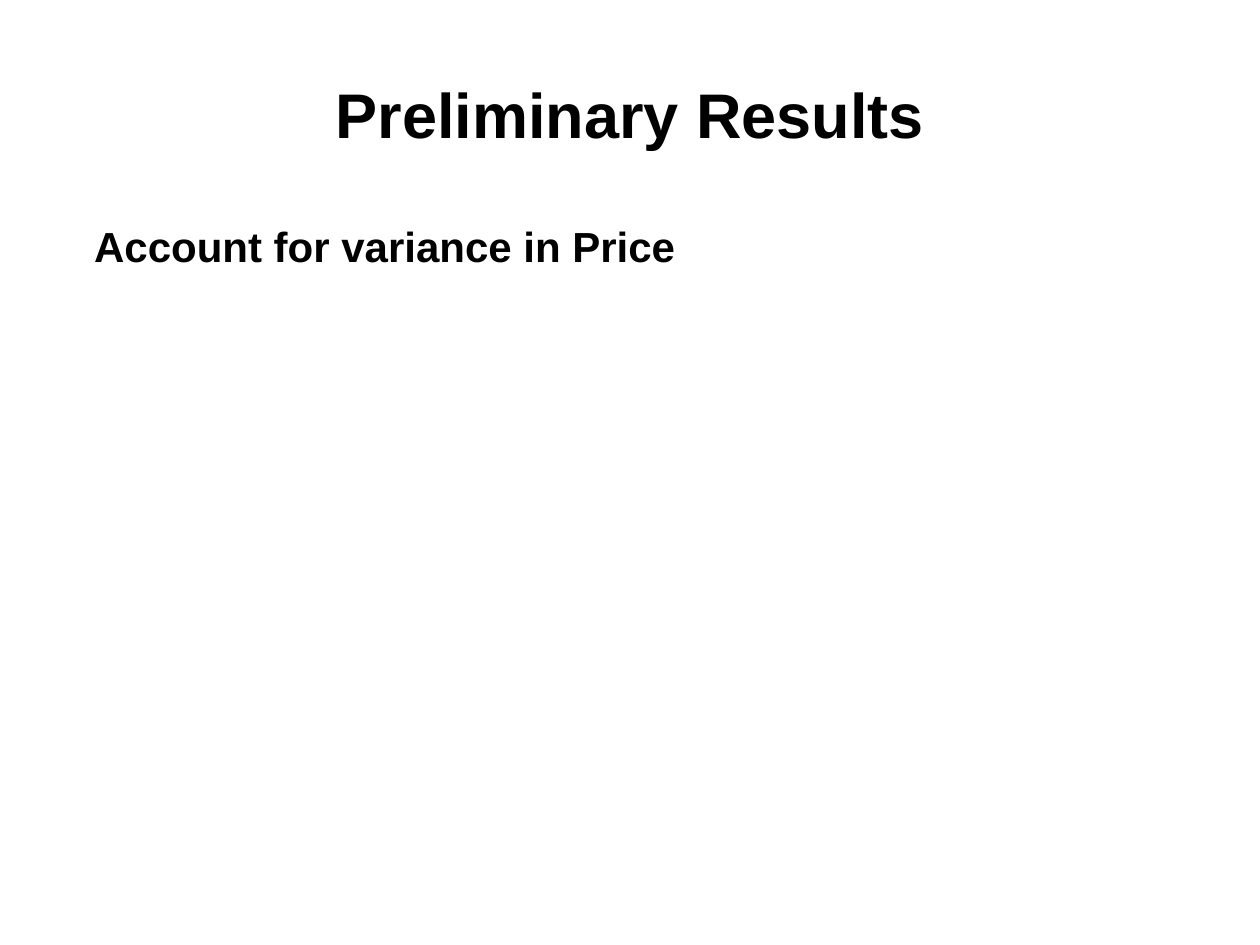
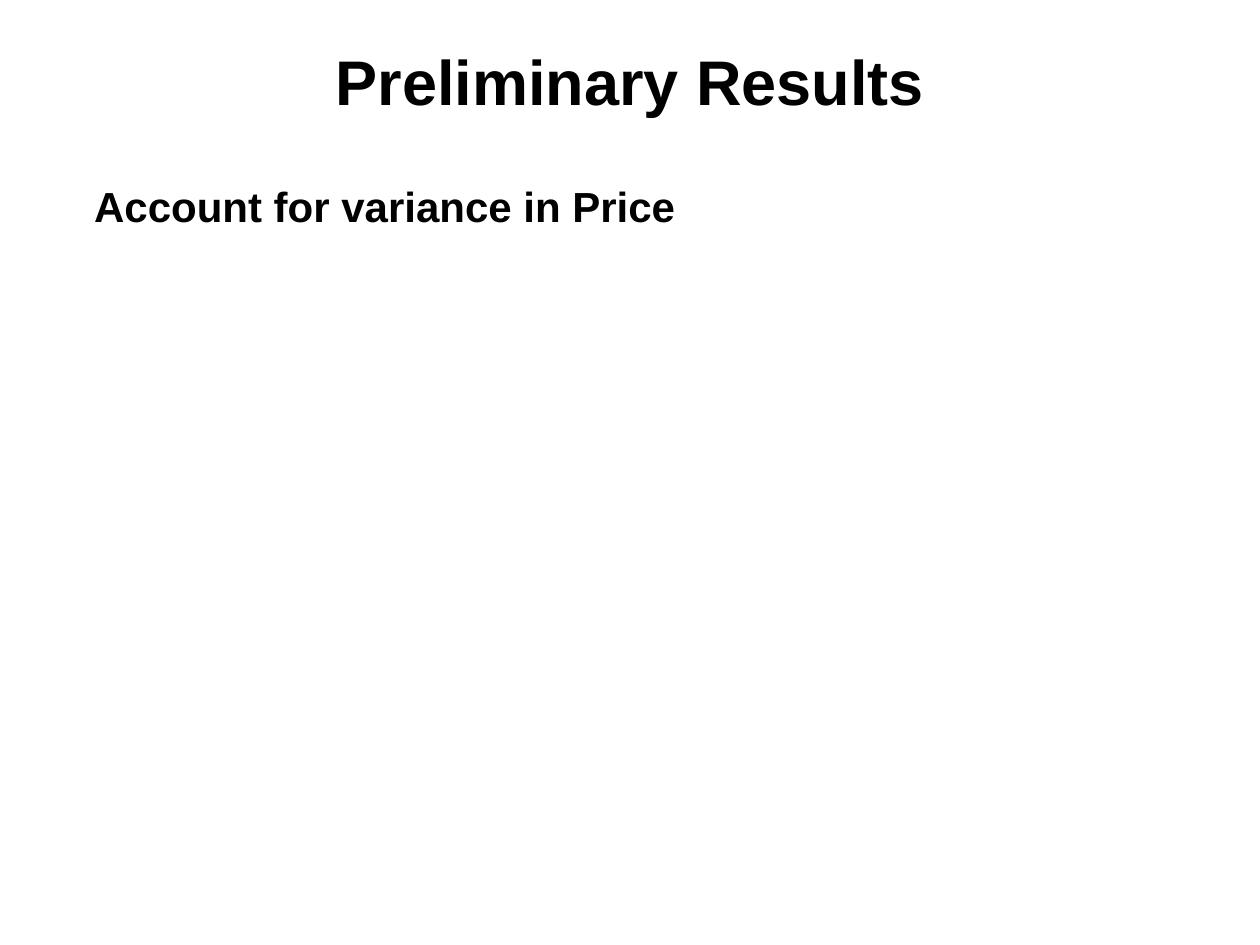
Before and after one commit to npow/centris, a slide deck: slide 5 of presentation/DaveNissanEmil2014MachineLearning.pptx. Drawn at 1260x945 pixels with LibreOffice and Linux fonts; fonts in the diff are those of the drawing. Boxes give left, top, right and bottom in pixels: in the first picture for what was removed or moved away, otherwise in the second. Text is boxed around its words. In the diff, an @@ line names an element or a change of style, - is before the commit and + after.

```diff
--- a/presentation/DaveNissanEmil2014MachineLearning.pptx
+++ b/presentation/DaveNissanEmil2014MachineLearning.pptx
@@ text "Preliminary Results": place and size @@
-text "Preliminary Results" at bbox=[336, 92, 923, 149]
+text "Preliminary Results" at bbox=[336, 59, 923, 116]
@@ text "Account for variance in Price": place and size @@
-text "Account for variance in Price" at bbox=[94, 231, 675, 263]
+text "Account for variance in Price" at bbox=[94, 191, 675, 223]
```
Also in this commit, not shown: 5 other slides changed, 1 other file.
